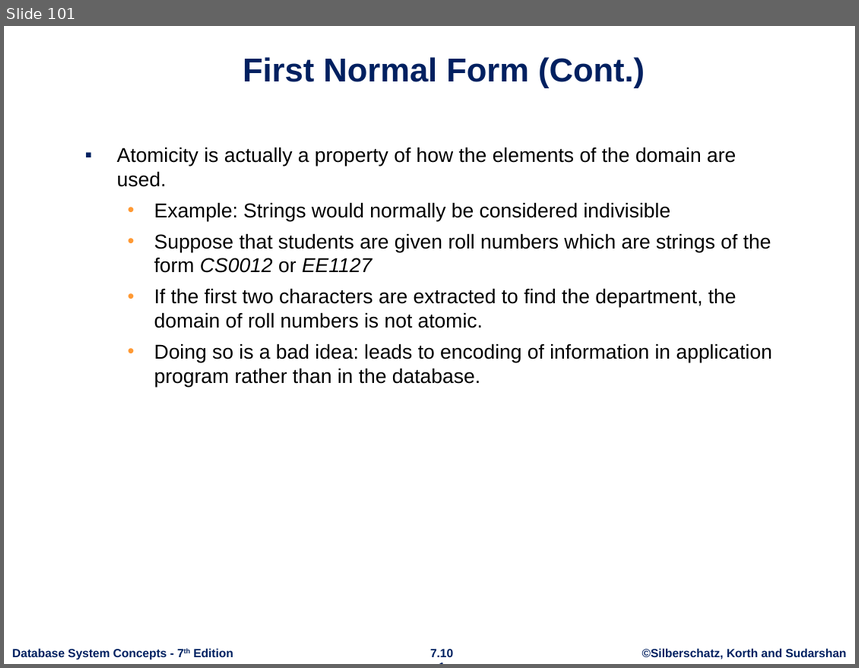
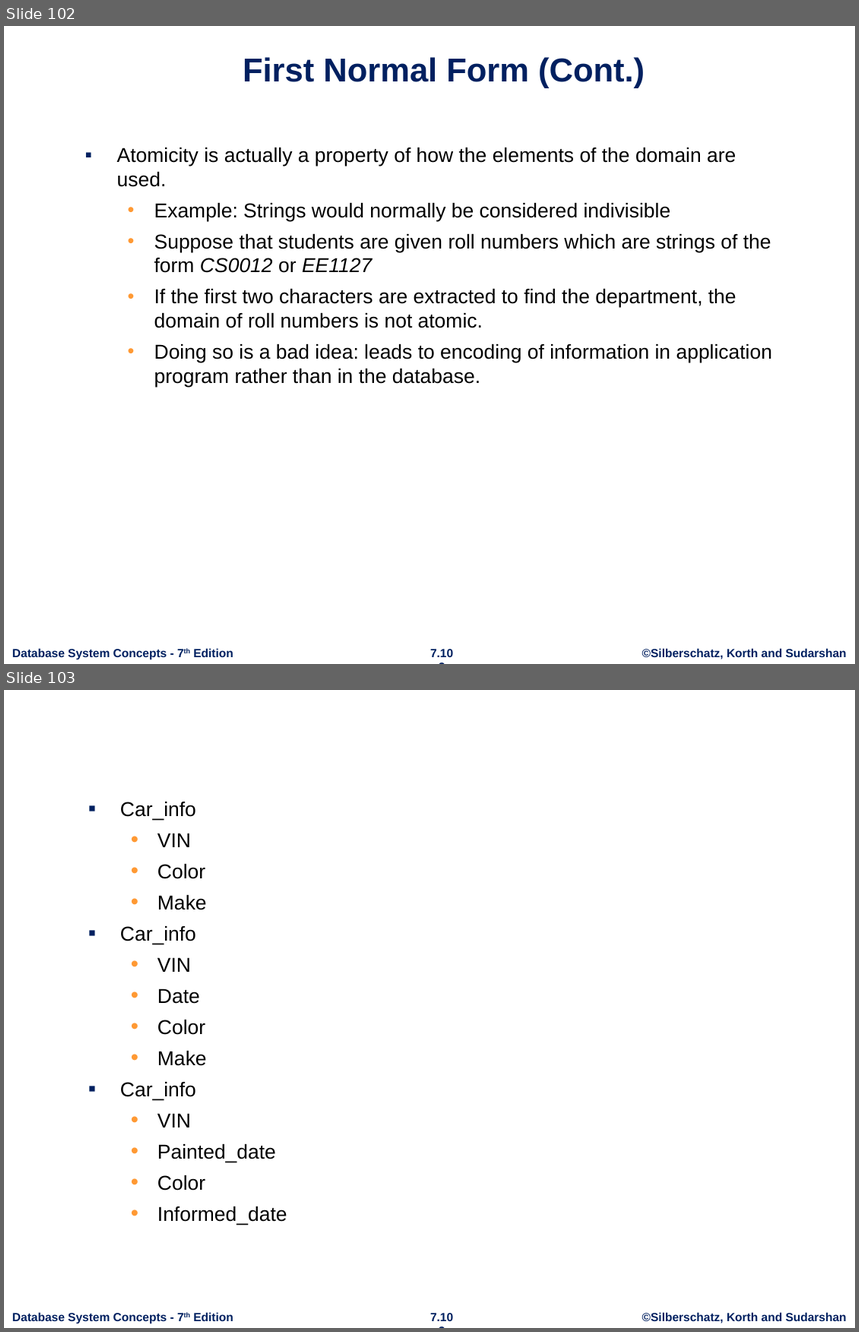
Before and after one commit to donald-f-ferguson/IntroductionToDatabases_F20, a slide deck: Lectures/Lecture_11/ch7.pptx. Shown one above the other, each under a label of ours: slide 101 before the commit, slides 102 and 103 after it. The pictures are 859x668 and 859x1332 pixels, drawn with LibreOffice and Linux fonts; fonts in the diff are those of the drawing; background and template pictures are left out. Boxes give left, top, right and bottom in pixels: in the first picture for what was removed or moved away, otherwise in the second. Text is boxed around its words. In the diff, an @@ line names an element or a change of style, - is before the commit and + after.

```diff
--- a/Lectures/Lecture_11/ch7.pptx
+++ b/Lectures/Lecture_11/ch7.pptx
@@ slide 103 added at box(4, 690, 855, 1328), background #FFFFFF; not listed: 3 template elements that a slide beside it also shows @@
@@ text added at box(120, 801, 287, 1225), 17 pt, text #000000 @@
+▪ Car_info
+  • VIN
+  • Color
+  • Make
+▪ Car_info
+  • VIN
+  • Date
+  • Color
+  • Make
+▪ Car_info
+  • VIN
+  • Painted_date
+  • Color
+  • Informed_date
@@ what was slide 101 is now slide 102 @@
```
Also in this commit, not shown: 1 slide changed, 1 other slide added, 8 other files.
